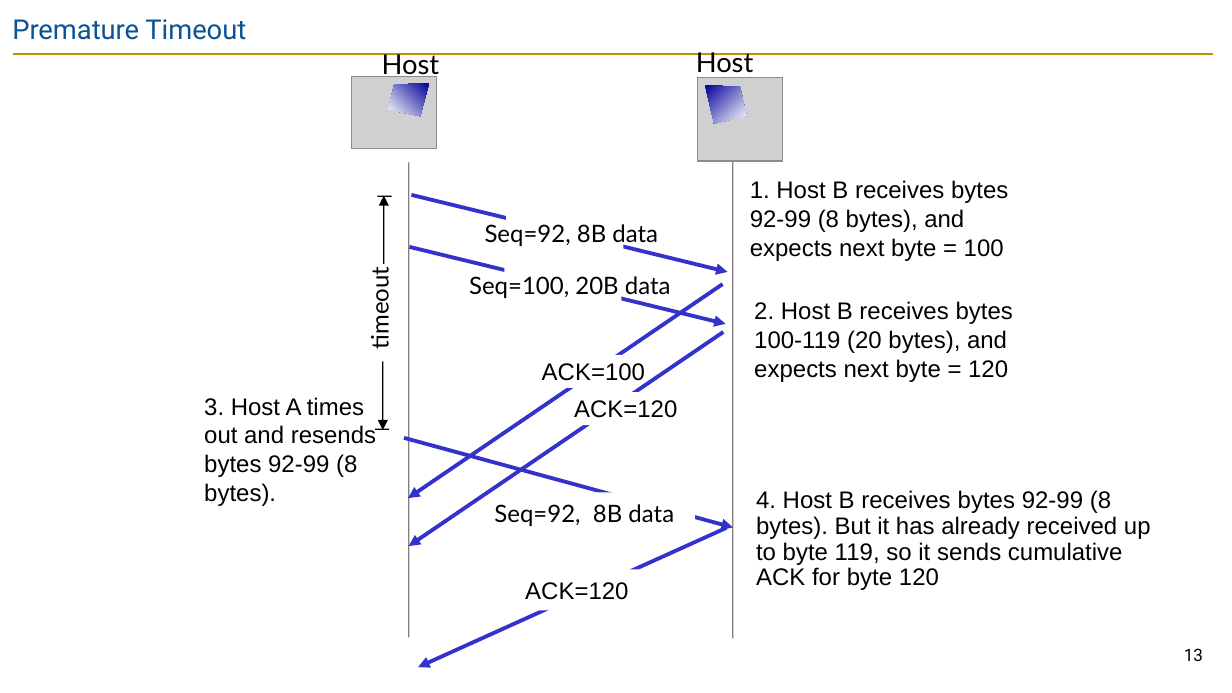
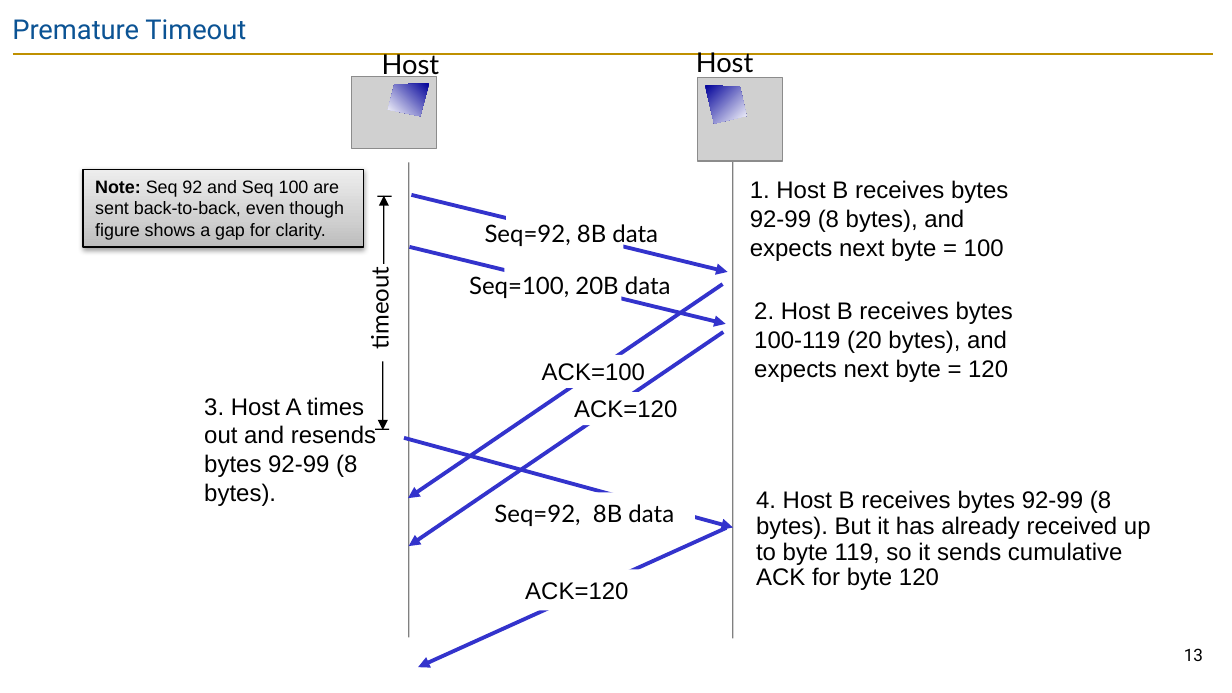
Before and after one commit to guhofstra/CSC175Sp26, a slide deck: slide 13 of PPTs/Lecture 11 - TCP Implementation.pptx. Drawn at 1232x693 pixels with LibreOffice and Linux fonts; fonts in the diff are those of the drawing; grey boxes stand for pictures. Boxes give left, top, right and bottom in pixels: in the first picture for what was removed or moved away, otherwise in the second. Text is boxed around its words. In the diff, an @@ line names an element or a change of style, - is before the commit and + after.

```diff
--- a/PPTs/Lecture 11 - TCP Implementation.pptx
+++ b/PPTs/Lecture 11 - TCP Implementation.pptx
@@ rectangle added at box(83, 169, 362, 246), fill gradient #BDBDBD to #D1D1D1 to #EEEEEE, outline #000000 0.75 pt, 10.5 pt, text #000000 @@
+Note: Seq 92 and Seq 100 are sent back-to-back, even though figure shows a gap for clarity.
```
Also in this commit, not shown: 8 other files.
